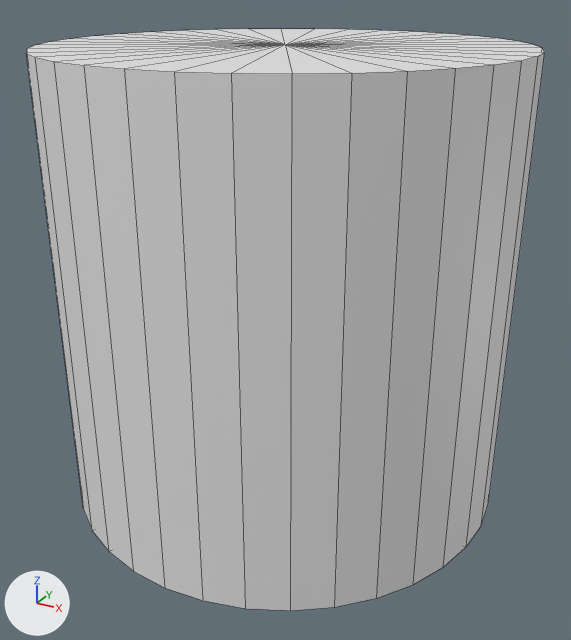
What one commit did to the OBJ model src/Meshes/CapsuleWall.obj.
Both versions are drawn from a 50 mm lens placed at (0.811, -1.473, 0.633), pointed at (0.019, -0.033, -0.087). Every picture has the same lights, and +X, +Y and +Z are marked at lower left. Mesh edges are drawn as thin lines. Where no turn or scale is listed for an object, it has been applied to the vertices. Vertices at the same position are counted once.

In view in the first picture: 'CapsuleWall'.
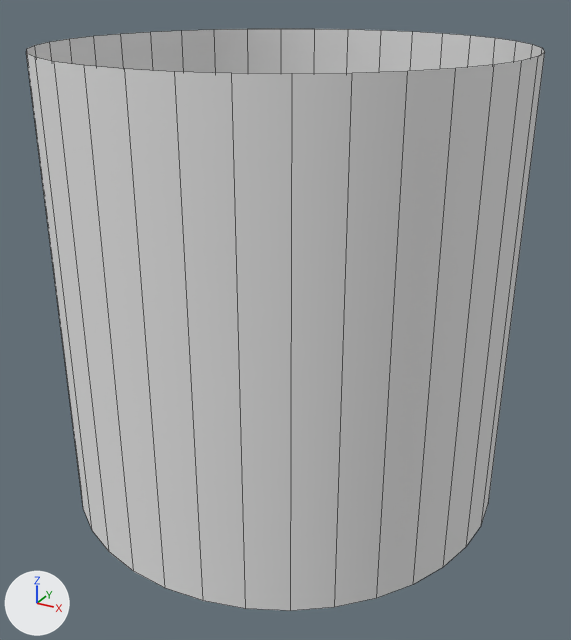
Location of each change, (x1, y1, x2, y2) in pixels of the pictures (571 x 640 px):
part 1 of me_capsulewall, deleted: before (26, 29, 544, 74)

What changed in the scene script:
```text
Add mat_default:
    mat_default = principled_material('Default')
    mat_default.base_color = (0.8, 0.8, 0.8)  # white #e7e7e7
    mat_default.roughness = 1.0
Change me_capsulewall:
    used by ob_capsulewall; location = (0.0, 0.0, 0.0)
    remove me_capsulewall.from_pydata(...)  # 74 vertices, 108 faces; spans x -0.5..0.5, y -0.5..0.5, z -0.5..0.5
    add me_capsulewall.from_pydata(...)  # 72 vertices, 36 faces; spans x -0.5..0.5, y -0.5..0.5, z -0.5..0.5
    me_capsulewall part 1
    1 vertex is removed from x 0.0, y 0.0, z 0.5
    36 faces are deleted
    add me_capsulewall.materials.append(mat_default)  # white #e7e7e7
```
